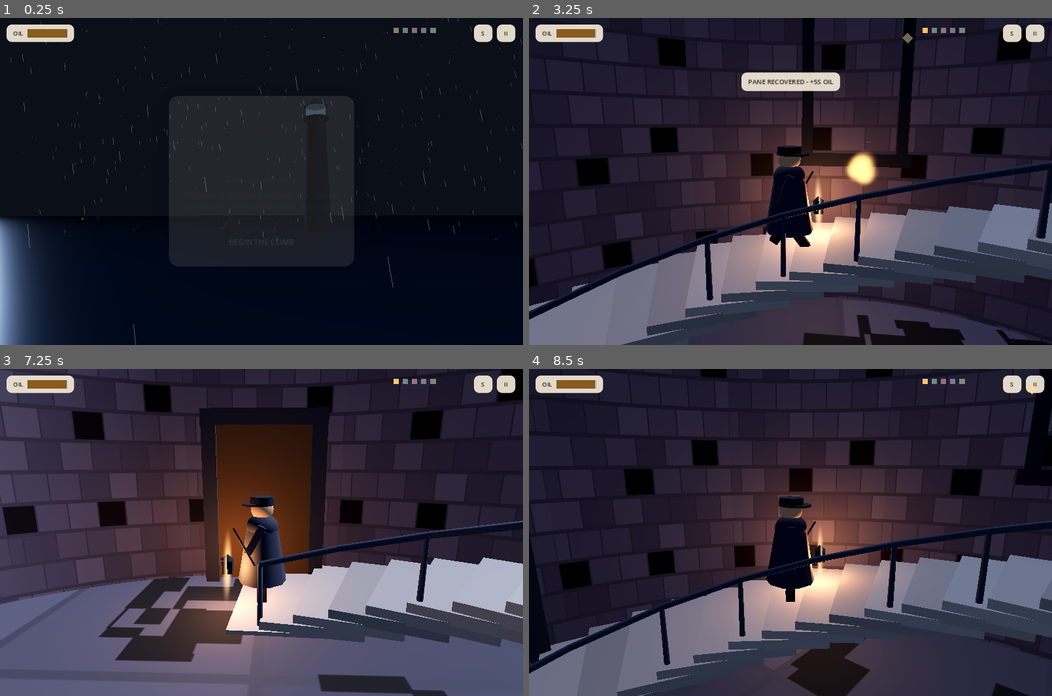
Above: before the commit, frames 1-4 (two rows, left to right).
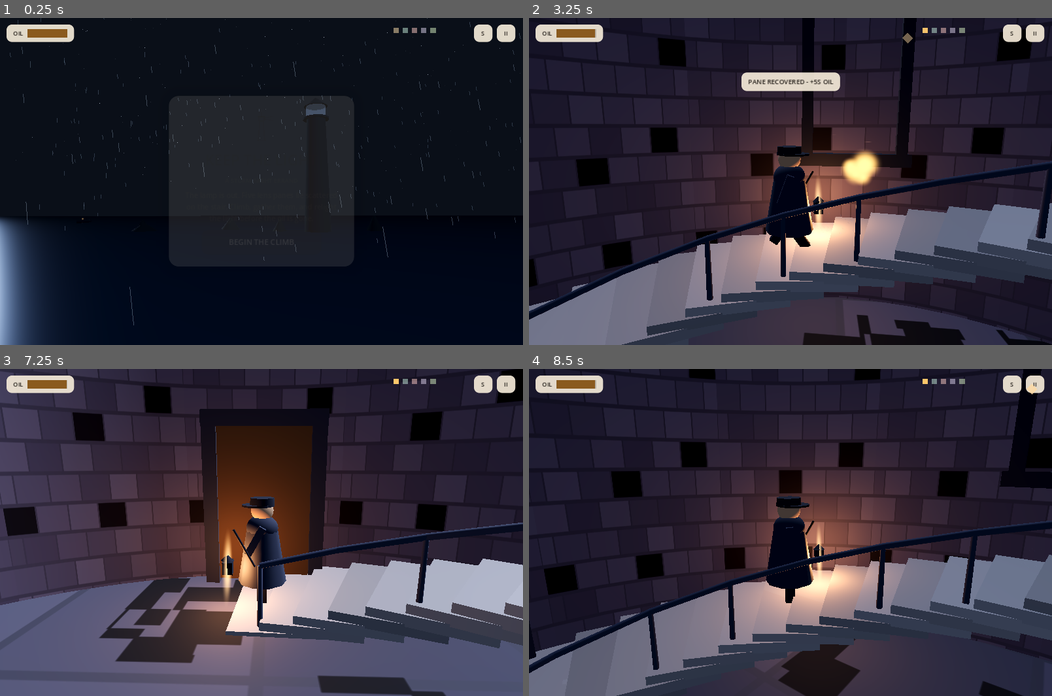
Above: after the commit, the same moments.

Repository: aeiouvcode/keep-the-light
Game: Godot game, scene res://main.tscn
Two runs of this game, one before a commit and one after it. Both use one fixed random seed, a clock stepped at 60 frames per second and the inputs below.
Inputs (mouse positions are in pixels of both pictures, inside the frame that each line leads up to):
- Up to frame 1 (0.25 s): no input
- Up to frame 2 (3.25 s): click "BEGIN THE CLIMB" at 0.5 s; tap Enter at 1.25 s; move the mouse to (905, 165) at 1.27 s; hold D 1.28-2 s; click (905, 165) at 1.42 s; tap Space at 1.52 s; drag from (685, 197) to (764, 246) at 2.02 s; move the mouse to (842, 109) at 2.77 s; hold D from 2.78 s (still down)
- Up to frame 3 (7.25 s): release D at 3.5 s; drag from (235, 597) to (104, 483) at 3.52 s; move the mouse to (418, 581) at 4.27 s; hold A 4.28-5 s; tap Space at 4.52 s; drag from (104, 483) to (183, 450) at 5.02 s; move the mouse to (287, 532) at 5.77 s; hold A 5.78-6.5 s; click (287, 532) at 5.92 s; drag from (183, 450) to (156, 548) at 6.52 s
- Up to frame 4 (8.5 s): move the mouse to (905, 516) at 7.27 s; hold D 7.28-8 s; tap Space at 7.52 s; drag from (685, 548) to (764, 597) at 8.02 s

The runs differ from the first frame. In frame 1, 0.7% of the frame differs, in the area x 1-100%, y 0-100%; in frame 2, 0.4%; in frame 3, 3.3%; in frame 4, 11%, in the area x 0-100%, y 0-100%.

Commit message:
cycle 64: storm audio character per level
Added storm audio adjustments based on storm level.

Diff:
--- a/main.gd
+++ b/main.gd
@@ -51,6 +51,7 @@
 var gust_scale = 1.0
 var STORM_OVERRIDE = 0
 var title_lvl = 0
+var title_audio_t = 0.0
 var startoil_given = false
 
 func surf_y(s, th):
@@ -228,6 +229,22 @@
   players[name] = p
   p.play()
   return p
+
+func apply_storm_audio():
+  # the storm has a voice: deeper wind bed, denser rain and surf as the level rises
+  var L = storm_level_get()
+  var windp = 1.0 - 0.025 * (L - 1)
+  var windv = -17.0 + 0.4 * (L - 1)
+  var rainv = -13.0 + 0.5 * (L - 1)
+  var surfv = -20.0 + 0.5 * (L - 1)
+  if players.get("wind"):
+    players["wind"].pitch_scale = windp
+    players["wind"].volume_db = windv
+  if players.get("rain"):
+    players["rain"].volume_db = rainv
+  if players.get("surf"):
+    players["surf"].volume_db = surfv
+  print("[KTL] storm audio lvl=", L, " windp=", snapped(windp, 0.001), " rainv=", snapped(rainv, 0.1), " surfv=", snapped(surfv, 0.1))
 
 func buzz(pattern):
   # phone haptics under the tactile beats - touch devices only, honors the mute toggle
@@ -1618,6 +1635,7 @@
       dtw.tween_property(tower.door_panel, "rotation:y", 0.0, 0.55).set_trans(Tween.TRANS_SINE).set_ease(Tween.EASE_IN)
       dtw.tween_callback(func(): sfx("land", -13.0, 0.62); print("[KTL] door shut"))
   storm_level = storm_level_get()
+  apply_storm_audio()
   storm_base = 0.08 * (storm_level - 1)
   gust_scale = 1.0 - 0.1 * (storm_level - 1)
   var oil_eff = START_OIL if startoil_given else 80.0 - 4.0 * (storm_level - 1)
@@ -1856,7 +1874,7 @@
     gust_pending -= dt
     if gust_pending <= 0.0 and ST.phase == "play":
       ST.gust_v = randf_range(0.25, 0.5) * (0.4 + 0.6 * storm_h) * gust_dir
-      sfx("gust", -13.0 + 2.0 * storm_h, randf_range(0.9, 1.1))
+      sfx("gust", -13.0 + 2.0 * storm_h, randf_range(0.9, 1.1) * (1.0 - 0.03 * (storm_level - 1)))
       gust_vis = 1.0
       print("[KTL] gust hits dir=", gust_dir, " v=", snapped(ST.gust_v, 0.01), " h=", snapped(storm_h, 0.01))
   if gust_t <= 0 and ST.phase == "play" and gust_pending <= 0.0:
@@ -1903,9 +1921,13 @@
 
   if ST.phase == "title":
     title_t += dt
-    if title_lvl == 0:
-      title_lvl = storm_level_get()
-      print("[KTL] title storm lvl=", title_lvl, " rainx=", snapped(0.85 + 0.15 * title_lvl, 0.01))
+    if title_t - title_audio_t > 0.5:
+      title_audio_t = title_t
+      var lvl_now = storm_level_get()
+      if lvl_now != title_lvl:
+        title_lvl = lvl_now
+        apply_storm_audio()
+        print("[KTL] title storm lvl=", title_lvl, " rainx=", snapped(0.85 + 0.15 * title_lvl, 0.01))
     var rainx = 0.85 + 0.15 * title_lvl
     # the storm lives behind the card: rain, flash-caught rain, surf foam, cloud drift
     var imt = EXT.rain_mesh
